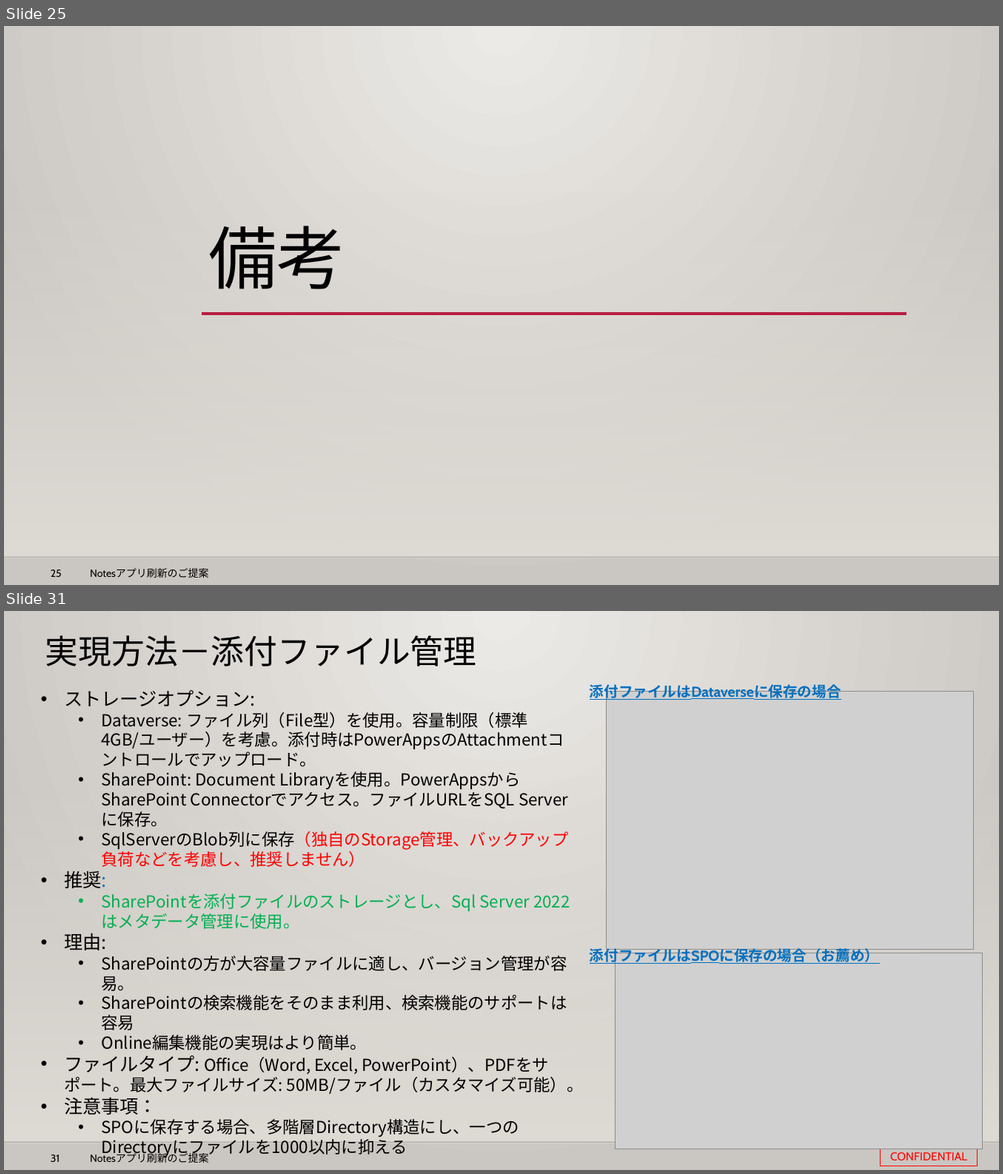
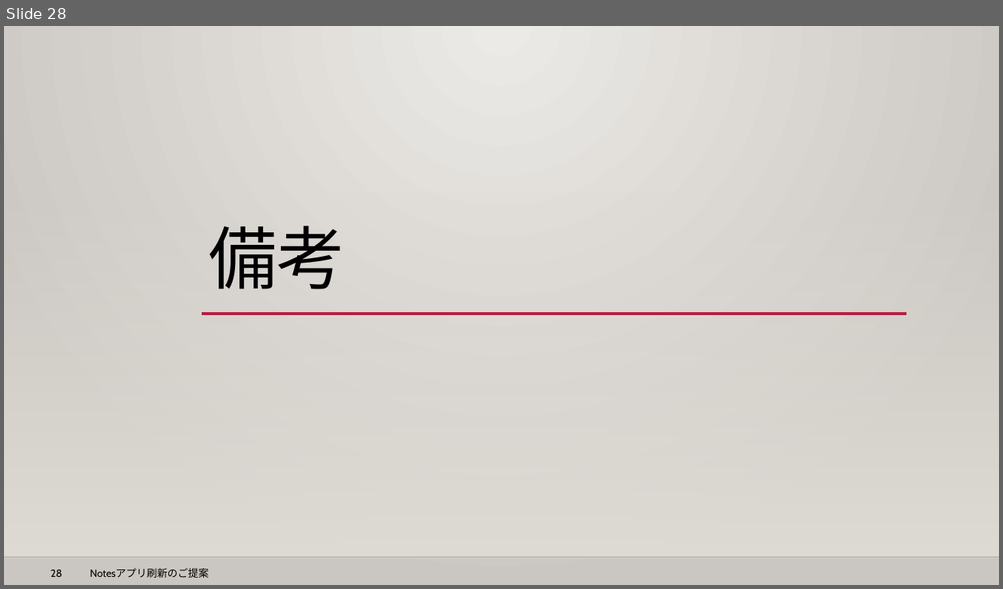
Before and after one commit to 0494938/Notes--CMS-Online, a slide deck: Notesアプリ刷新プロジェクト提案見積もり.v3.pptx. Shown one above the other, each under a label of ours: slides 25 and 31 before the commit, slide 28 after it; the slides between them are not shown. The pictures are 1003x1174 and 1003x589 pixels, drawn with LibreOffice and Linux fonts; fonts in the diff are those of the drawing; grey boxes stand for pictures; background and template pictures are left out. Boxes give left, top, right and bottom in pixels: in the first picture for what was removed or moved away, otherwise in the second. Text is boxed around its words. In the diff, an @@ line names an element or a change of style, - is before the commit and + after.

```diff
--- a/Notesアプリ刷新プロジェクト提案見積もり.v3.pptx
+++ b/Notesアプリ刷新プロジェクト提案見積もり.v3.pptx
@@ slide 31 removed at (x1=4, y1=611, x2=999, y2=1170), background gradient #ECEAE7 to #CAC7C1; not listed: 4 template elements that a slide beside it also shows @@
@@ title removed at (x1=45, y1=635, x2=477, y2=667) @@
-実現方法－添付ファイル管理
@@ text removed at (x1=64, y1=690, x2=583, y2=1115) @@
-• ストレージオプション:
-  • Dataverse: ファイル列（File型）を使用。容量制限（標準4GB/ユーザー）を考慮。添付時はPowerAppsのAttachmentコントロールでアップロード。
-  • SharePoint: Document Libraryを使用。PowerAppsからSharePoint Connectorでアクセス。ファイルURLをSQL Serverに保存。
-  • SqlServerのBlob列に保存（独自のStorage管理、バックアップ負荷などを考慮し、推奨しません）
-• 推奨:
-  • SharePointを添付ファイルのストレージとし、Sql Server 2022はメタデータ管理に使用。
-• 理由:
-  • SharePointの方が大容量ファイルに適し、バージョン管理が容易。
-  • SharePointの検索機能をそのまま利用、検索機能のサポートは容易
-  • Online編集機能の実現はより簡単。
-• ファイルタイプ: Office（Word, Excel, PowerPoint）、PDFをサポート。最大ファイルサイズ: 50MB/ファイル（カスタマイズ可能）。
-• 注意事項：
-  • SPOに保存する場合、多階層Directory構造にし、一つのDirectoryにファイルを1000以内に抑える
@@ text removed at (x1=589, y1=684, x2=841, y2=701) @@
-添付ファイルはDataverseに保存の場合
@@ picture removed at (x1=606, y1=692, x2=974, y2=950) @@
@@ text removed at (x1=589, y1=946, x2=879, y2=965) @@
-添付ファイルはSPOに保存の場合（お薦め）
@@ picture removed at (x1=615, y1=954, x2=983, y2=1150) @@
@@ rectangle removed at (x1=880, y1=1147, x2=977, y2=1166) @@
-CONFIDENTIAL
@@ what was slide 25 is now slide 28 @@
@@ page number at (x1=51, y1=570, x2=62, y2=577): text changed @@
-25
+28
```
Also in this commit, not shown: 10 slides changed, 2 slides added, 11 other slides removed.
